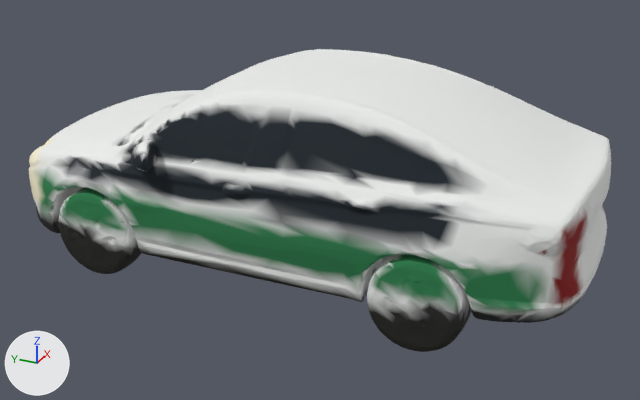
One commit to the glTF model public/assets/models/vehicles/police_lod1.glb: the scene before it, then after it.
Both versions are drawn from a 50 mm camera at (-259.6, -126.9, 155.0) aimed at (0.1, -10.0, 25.1). The axes (+X, +Y, +Z) are drawn at lower left. The lights are the same throughout. The first picture is the older version. Where no turn or scale is listed for an object, it has been applied to the vertices. Vertices at exactly the same position are counted once.

The scene before the commit, as lines of its bpy script (objects in view):
```python
me_geometry_0 = bpy.data.meshes.new('geometry_0')
me_geometry_0.from_pydata(...)  # 8524 vertices, 17095 faces; spans x -47.0..51.0, y -106.0..102.0, z 0.0..72.0
me_geometry_0.materials.append(mat_funnycar_vcol)
ob_geometry_0 = bpy.data.objects.new('geometry_0', me_geometry_0)
ob_geometry_0.location = (0.0, 0.0, 0.0)
```
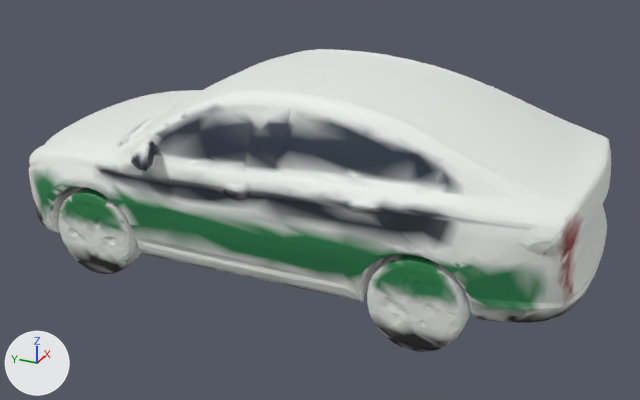
Edits to the bpy script that builds the scene:
```text
Add mat_geometry_0:
    mat_geometry_0 = bpy.data.materials.new('geometry_0')
    mat_geometry_0.use_nodes = True; mat_geometry_0.node_tree.nodes.clear()
    _N = mat_geometry_0.node_tree.nodes; _L = mat_geometry_0.node_tree.links
    n0 = _N.new('ShaderNodeBsdfPrincipled'); n0.name = 'Principled BSDF'
    n1 = _N.new('ShaderNodeOutputMaterial'); n1.name = 'Material Output'
    n2 = _N.new('ShaderNodeVertexColor'); n2.name = 'Color Attribute'
    _L.new(n0.outputs[0], n1.inputs[0])  # 'BSDF' to 'Surface'
    _L.new(n2.outputs[0], n0.inputs[0])  # 'Color' to 'Base Color'
Change me_geometry_0:
    used by ob_geometry_0; location = (0.0, 0.0, 0.0)
    remove me_geometry_0.from_pydata(...)  # 8524 vertices, 17095 faces; spans x -47.0..51.0, y -106.0..102.0, z 0.0..72.0
    add me_geometry_0.from_pydata(...)  # 8523 vertices, 17095 faces; spans x -47.0..51.0, y -106.0..102.0, z 0.0..72.0
    me_geometry_0 part 1: 44 vertices moved within x -41.0..45.0, y -102.0..100.0, z 7.0..72.0; 410 vertices removed from x -41.0..46.0, y -105.0..102.0, z 0.0..72.0; 409 vertices added at x -41.0..46.0, y -105.0..102.0, z 0.0..72.0
    me_geometry_0 part 2: 11036 kept faces spanning x -47.0..51.0, y -106.0..102.0, z 0.0..72.0 get new vertex colours
    me_geometry_0 part 3: 14798 faces spanning x -47.0..51.0, y -106.0..102.0, z 0.0..72.0 switch from mat_funnycar_vcol to mat_geometry_0
```

Pixel boxes [x1, y1, x2, y2] of what changed, in the pictures (640 x 400 px; the box of a moved part takes in the faces that stretch with it):
part 1 of me_geometry_0, moved or reshaped: [36, 57, 608, 331] in both
part 2 of me_geometry_0, recoloured (lighter): [29, 102, 605, 352] in both
part 3 of me_geometry_0, recoloured (lighter): [29, 102, 605, 352] in both
